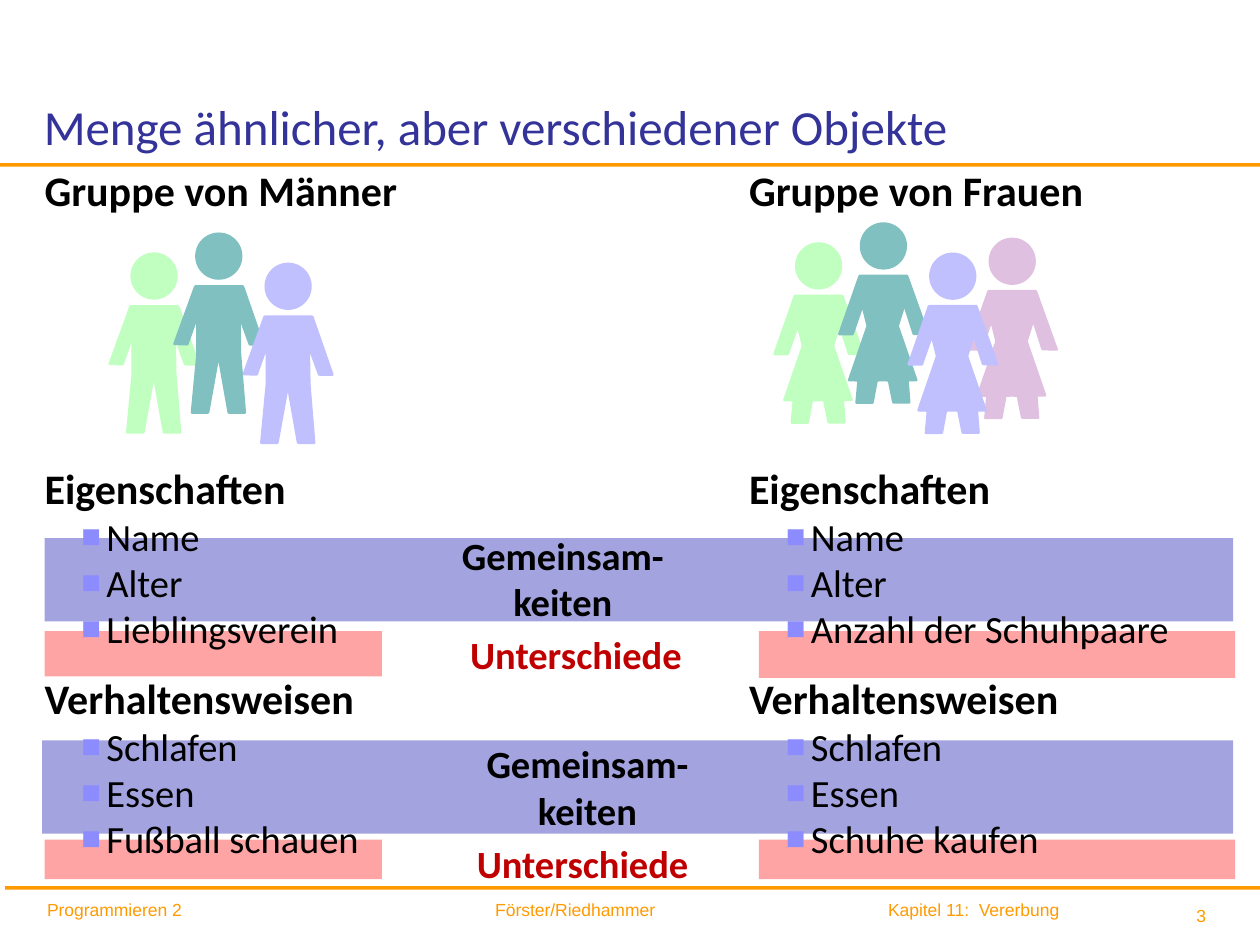
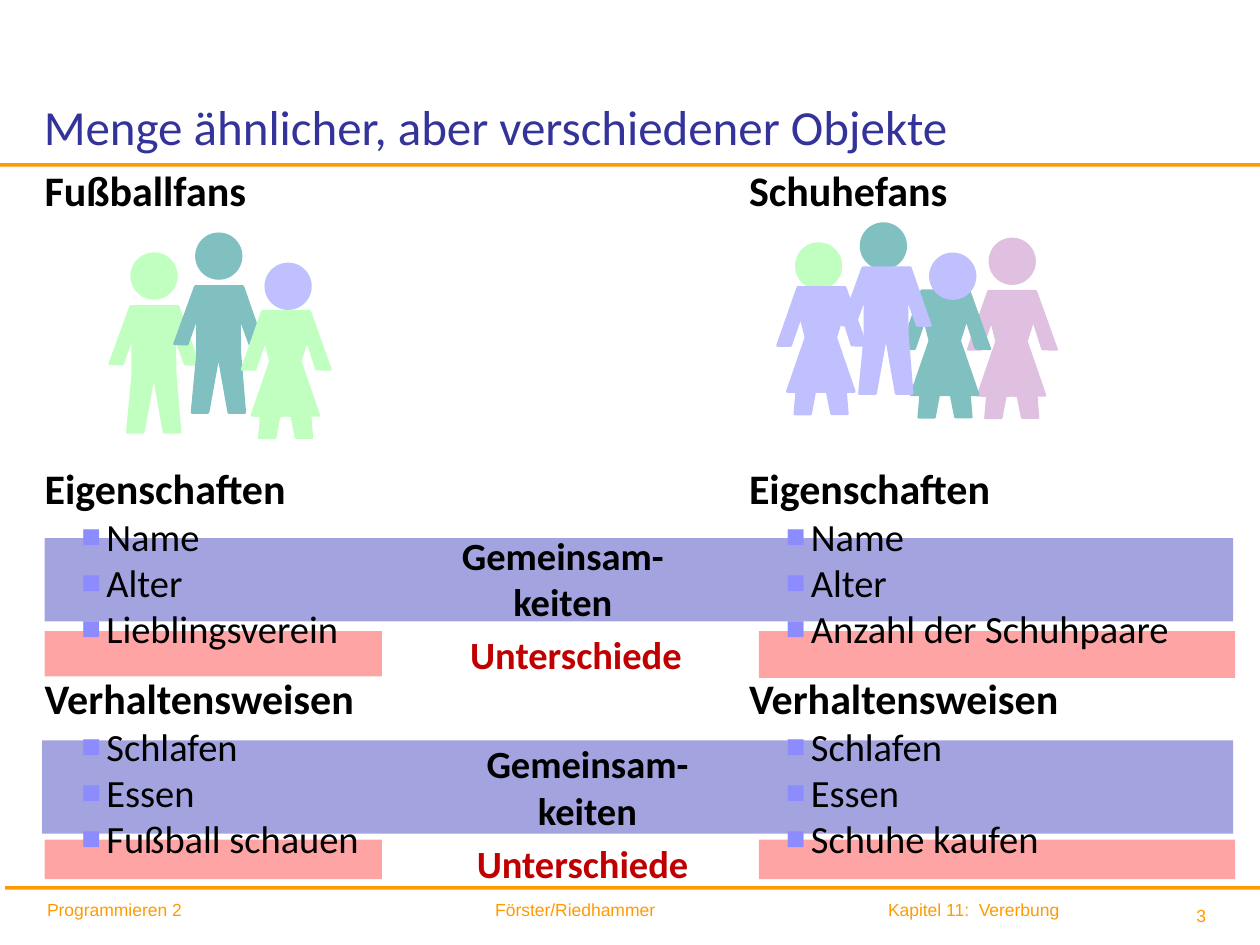
Before and after one commit to ingexue/hsro-wif-oop.github.io, a slide deck: slide 3 of 11-vererbung/vererbung.pptx. Drawn at 1260x945 pixels with LibreOffice and Linux fonts; fonts in the diff are those of the drawing; background and template pictures are left out. Boxes give left, top, right and bottom in pixels: in the first picture for what was removed or moved away, otherwise in the second. Text is boxed around its words. In the diff, an @@ line names an element or a change of style, - is before the commit and + after.

```diff
--- a/11-vererbung/vererbung.pptx
+++ b/11-vererbung/vererbung.pptx
@@ text at (x1=45, y1=176, x2=246, y2=207): text changed @@
-Gruppe von Männer
+Fußballfans
@@ text at (x1=749, y1=176, x2=947, y2=207): text changed @@
-Gruppe von Frauen
+Schuhefans
@@ freeform shape moved from (x1=244, y1=316, x2=333, y2=442) to (x1=842, y1=267, x2=930, y2=393) @@
@@ freeform shape moved from (x1=908, y1=306, x2=997, y2=433) to (x1=777, y1=287, x2=866, y2=415) @@
@@ freeform shape moved from (x1=839, y1=276, x2=927, y2=403) to (x1=901, y1=291, x2=989, y2=418) @@
@@ freeform shape moved from (x1=775, y1=296, x2=863, y2=423) to (x1=242, y1=311, x2=330, y2=438) @@
```
Also in this commit, not shown: 29 other slides changed, 2 other files.
